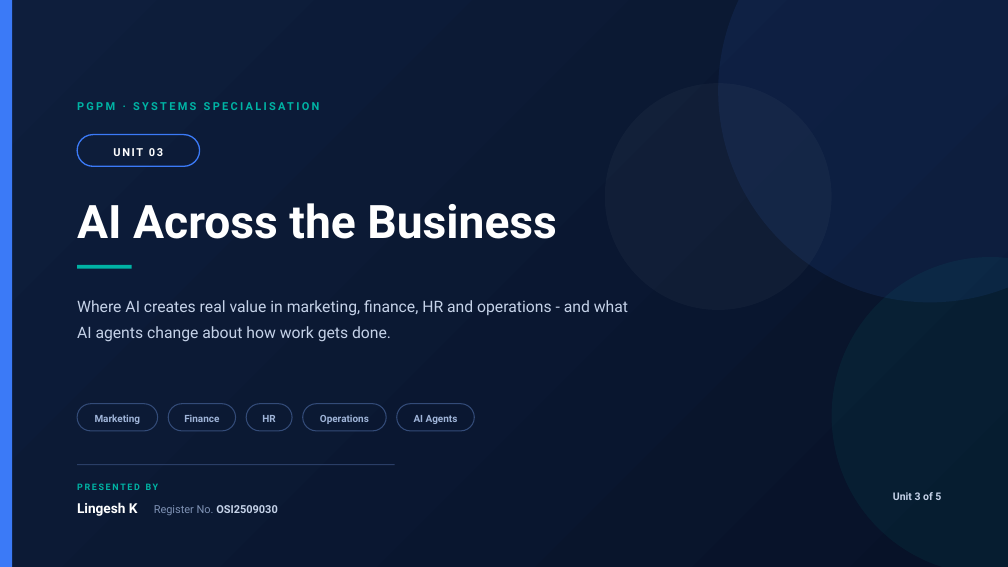
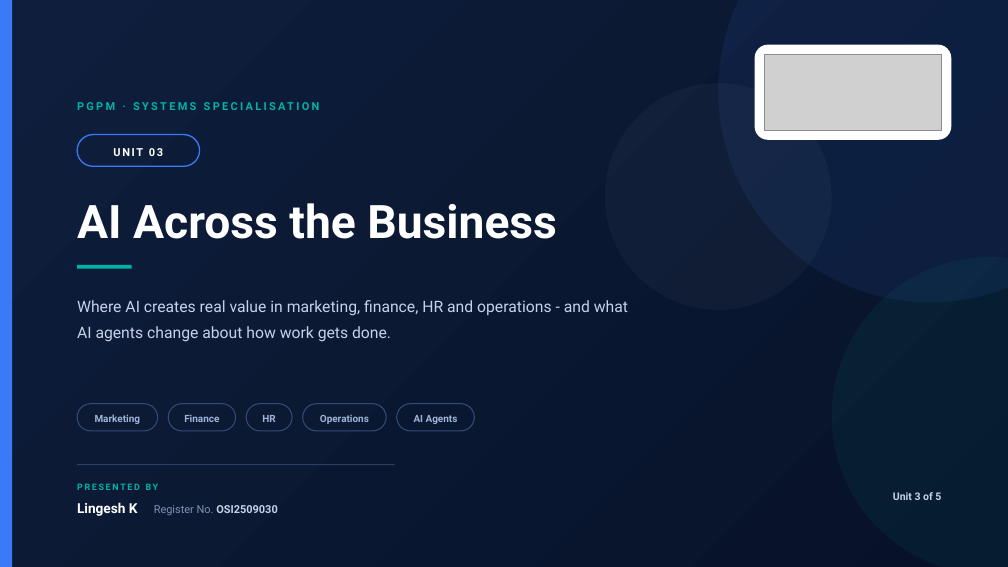
Before and after one commit to klingesh/Presentation, a slide deck: slide 1 of Unit 3 - Business Application in AI.pptx. Drawn at 1008x567 pixels with LibreOffice and Linux fonts; fonts in the diff are those of the drawing; grey boxes stand for pictures. Boxes give left, top, right and bottom in pixels: in the first picture for what was removed or moved away, otherwise in the second. Text is boxed around its words. In the diff, an @@ line names an element or a change of style, - is before the commit and + after.

Commit message:
Add ISSM Business School logo to all five decks
Prepared two versions from the supplied image:
- logo-full.png: trimmed to content, JPEG noise cleaned to pure white, upscaled
  4x for crisp projection. Used top-right on title, section, quote and closing
  slides, sitting on a white plate so the navy and red stay legible on dark
  backgrounds.
- logo-mark.png: crest only, used as a small mark in the content-slide footer
  where the wordmark would be too small to read.

Original WhatsApp file kept as assets/source-whatsapp-original.jpg.
All 119 slides carry exactly one logo; linter clean.

```diff
--- a/Unit 3 - Business Application in AI.pptx
+++ b/Unit 3 - Business Application in AI.pptx
@@ rounded rectangle added at (755,45,951,140), fill #FFFFFF @@
@@ picture added at (765,54,941,130) @@
```
Also in this commit, not shown: 24 other slides changed, 13 other files.
